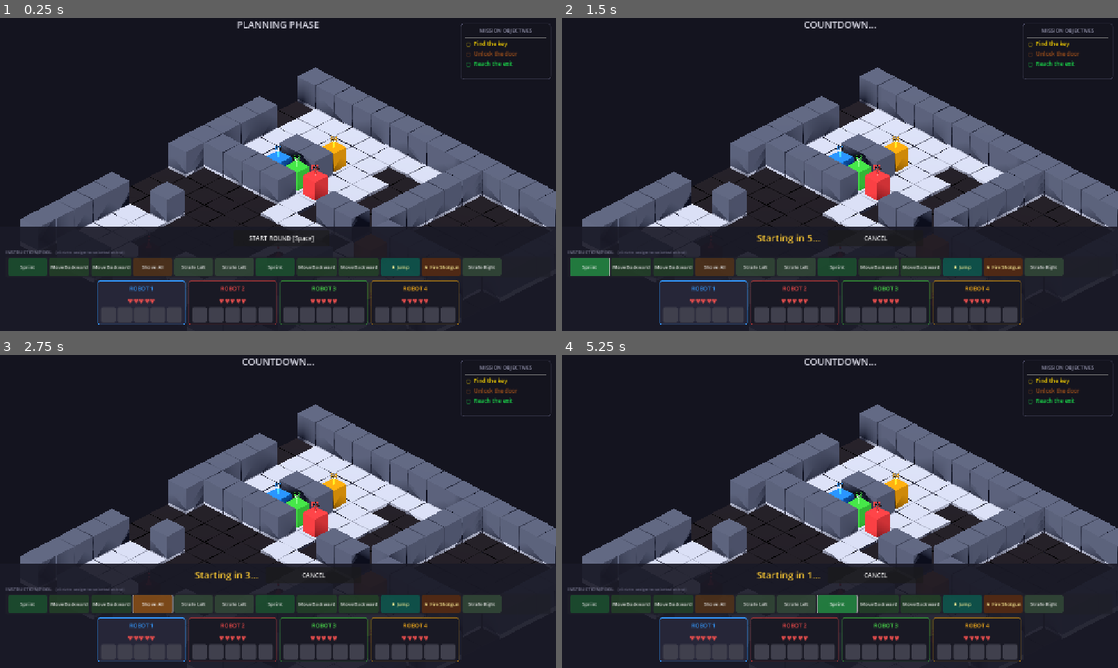
Above: before the commit, frames 1-4 (two rows, left to right).
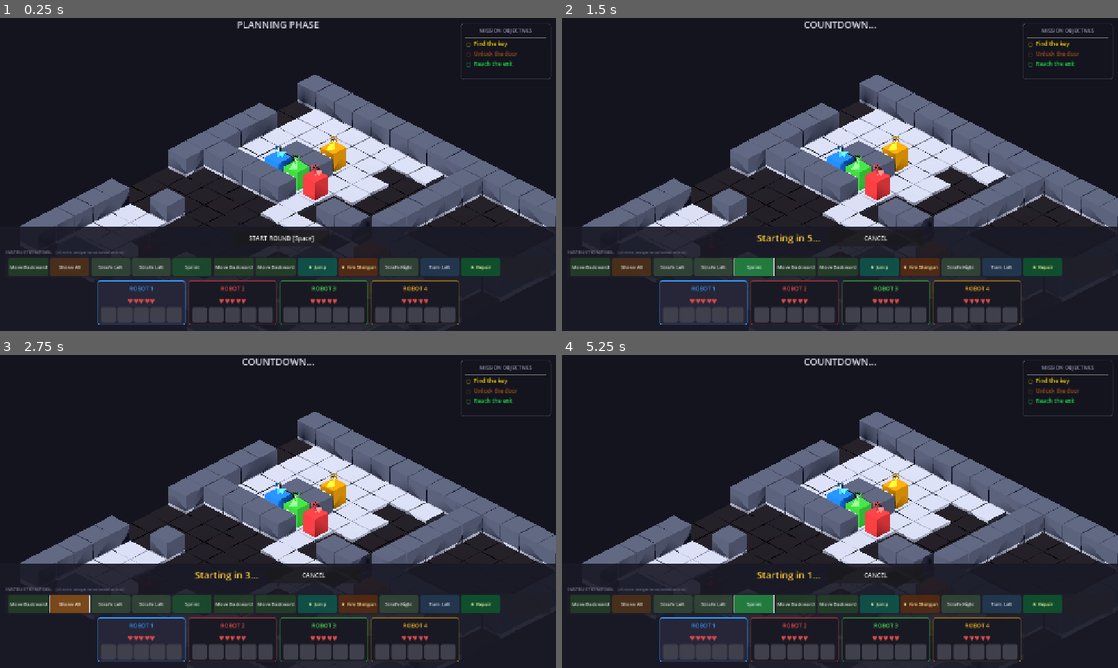
Above: after the commit, the same moments.

Repository: afaucher/goto
Game: Godot game, scene res://scenes/main.tscn
Two runs of this game, one before a commit and one after it. Both use one fixed random seed, a clock stepped at 60 frames per second and the inputs below.
Inputs:
- Up to frame 1 (0.25 s): no input
- Up to frame 2 (1.5 s): click "START ROUND [Space]" at 0.5 s; click "Sprint" at 1.25 s
- Up to frame 3 (2.75 s): click "Shove All" at 2 s
- Up to frame 4 (5.25 s): click "Strafe Left" at 2.75 s; click "Strafe Left" at 3.5 s; click "Strafe Left" at 4.25 s; click "Sprint" at 5 s

The runs differ from the first frame. In frame 1, 7.8% of the frame differs, in the area x 1-100%, y 15-83%; in frame 2, 8.5%; in frame 3, 7.8%; in frame 4, 8.5%.

Commit message:
Random robot facing, direction arrows, lower walls
- Robots spawn with random facing direction
- Glowing cone arrow on top of each robot pointing in facing direction
- Wall height reduced 30% (1.0 -> 0.7) for better visibility
- Initial facing applied on _ready so visuals match

Diff:
--- a/scripts/game_manager.gd
+++ b/scripts/game_manager.gd
@@ -51,6 +51,7 @@
 		var robot := Robot.new()
 		robot.robot_id = i
 		robot.grid_pos = level.robot_spawns[i]
+		robot.facing = randi_range(0, 3) as Robot.Direction
 		robot.name = "Robot_%d" % i
 		robots.append(robot)
 		_main_scene.add_child(robot)
--- a/scripts/level_renderer.gd
+++ b/scripts/level_renderer.gd
@@ -3,7 +3,7 @@
 extends Node3D
 
 const TILE_SIZE: float = 1.0
-const WALL_HEIGHT: float = 1.0
+const WALL_HEIGHT: float = 0.7
 
 var _floor_mesh: BoxMesh
 var _wall_mesh: BoxMesh
--- a/scripts/robot.gd
+++ b/scripts/robot.gd
@@ -34,11 +34,14 @@
 var _shield_mesh: MeshInstance3D
 var _label: Label3D
 var _antenna: MeshInstance3D
+var _arrow: MeshInstance3D
 
 
 func _ready() -> void:
 	_build_visuals()
 	_init_buffer()
+	# Apply initial facing (may be set before add_child)
+	set_facing(facing)
 
 
 func _build_visuals() -> void:
@@ -129,6 +132,25 @@
 	_eye_right.add_child(pupil_r)
 
 	_update_eye_positions()
+
+	# Directional arrow on top of body (cone pointing forward)
+	_arrow = MeshInstance3D.new()
+	var arrow_cone := CylinderMesh.new()
+	arrow_cone.top_radius = 0.0
+	arrow_cone.bottom_radius = 0.15
+	arrow_cone.height = 0.3
+	_arrow.mesh = arrow_cone
+	var arrow_mat := StandardMaterial3D.new()
+	arrow_mat.albedo_color = robot_color
+	arrow_mat.emission_enabled = true
+	arrow_mat.emission = robot_color
+	arrow_mat.emission_energy_multiplier = 1.0
+	_arrow.material_override = arrow_mat
+	# Position on top of body, rotated to point forward (cone tip = +Y, so rotate -90 on X to point +Z)
+	_arrow.position = Vector3(0, 0.45, 0)
+	_arrow.rotation = Vector3(deg_to_rad(-90), 0, 0)
+	_body_mesh.add_child(_arrow)
+	_update_arrow_rotation()
 
 	# Floating label above robot
 	_label = Label3D.new()
@@ -232,9 +254,34 @@
 func set_facing(dir: Direction) -> void:
 	facing = dir
 	_update_eye_positions()
+	_update_arrow_rotation()
 	# Rotate body to match facing
 	var angle: float = _direction_to_angle(dir)
 	_body_mesh.rotation.y = angle
+
+
+## Update arrow cone to point in facing direction.
+## Arrow is a child of body_mesh, so we position it relative to body.
+## The cone's tip points along local +Y, rotated -90 on X makes it point +Z.
+## We then rotate it around Y to match the facing direction.
+func _update_arrow_rotation() -> void:
+	if _arrow == null:
+		return
+	var forward: Vector3 = _direction_to_vector3(facing)
+	# Place arrow slightly in front of body top, pointing outward
+	_arrow.position = forward * 0.25 + Vector3(0, 0.45, 0)
+	# Cone tip (+Y) needs to point in facing direction
+	# Base rotation: -90 on X makes tip point +Z (south/default)
+	# Then rotate Y to match direction
+	match facing:
+		Direction.NORTH:
+			_arrow.rotation = Vector3(deg_to_rad(-90), 0, 0)
+		Direction.EAST:
+			_arrow.rotation = Vector3(0, 0, deg_to_rad(-90))
+		Direction.SOUTH:
+			_arrow.rotation = Vector3(deg_to_rad(90), 0, 0)
+		Direction.WEST:
+			_arrow.rotation = Vector3(0, 0, deg_to_rad(90))
 
 
 ## Activate shield visual.
